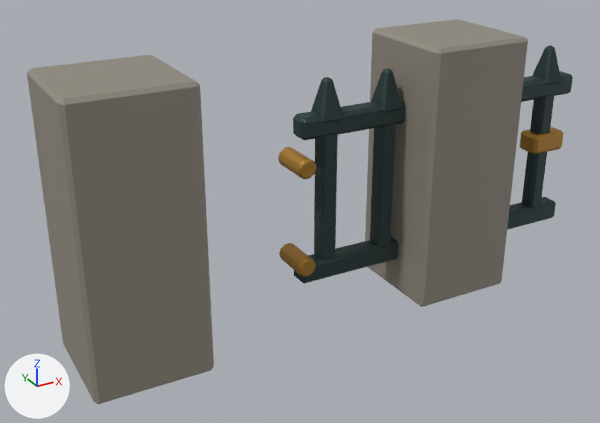
What one commit did to the glTF model apps/garden/public/assets/models/PolishedStoneFenceGate.glb.
Both versions are drawn from a 50 mm lens placed at (-0.894, -1.64, 1.104), pointed at (0.025, 0.031, 0.269). The lights are fixed; the arrows at lower left show +X, +Y and +Z. The first picture is the older version. Vertices at exactly the same position are counted once.

Script lines for the objects in view, before the commit:
```python
me_polishedstonefencegate_leaf_mesh = bpy.data.meshes.new('PolishedStoneFenceGate_Leaf_Mesh')
me_polishedstonefencegate_leaf_mesh.from_pydata(...)  # 432 vertices, 804 faces; spans x -0.025..0.86, y -0.055..0.055, z 0.093..0.61
# faces by material slot: [528, 276]
me_polishedstonefencegate_leaf_mesh.materials.append(mat_material_polishedstonefencegate_metal)  # dark cyan #344747
me_polishedstonefencegate_leaf_mesh.materials.append(mat_material_polishedstonefencegate_hardware)  # orange #b98a3a
me_polishedstonefencegate_posts_mesh = bpy.data.meshes.new('PolishedStoneFenceGate_Posts_Mesh')
me_polishedstonefencegate_posts_mesh.from_pydata(...)  # 48 vertices, 88 faces; spans x -0.57..0.57, y -0.14..0.14, z 0.0..0.68
me_polishedstonefencegate_posts_mesh.materials.append(mat_material_polishedstonefencegate_surface)  # grey #918b7f
ob_polishedstonefencegate_leaf = bpy.data.objects.new('PolishedStoneFenceGate_Leaf', me_polishedstonefencegate_leaf_mesh)
ob_polishedstonefencegate_leaf.location = (0.0, 0.0, 0.0)
ob_polishedstonefencegate_posts = bpy.data.objects.new('PolishedStoneFenceGate_Posts', me_polishedstonefencegate_posts_mesh)
ob_polishedstonefencegate_posts.location = (0.0, 0.0, 0.0)
```
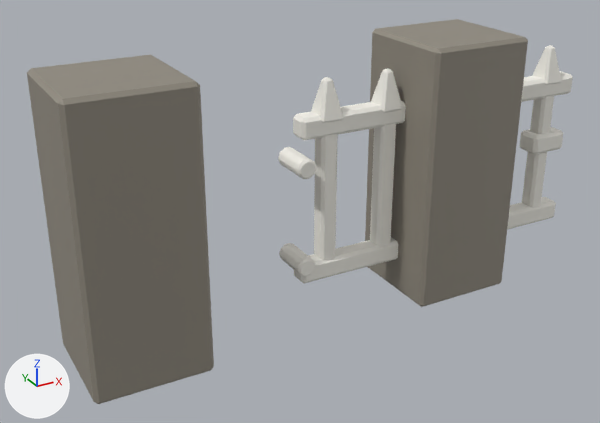
What differs and where, as boxes (x1, y1, x2, y2) in the pictures (600 x 423 px):
```json
{"part": 1, "of": "me_polishedstonefencegate_leaf_mesh", "change": "recoloured", "before": [293, 45, 573, 283], "after": [293, 45, 573, 283], "on screen": "dark cyan to white"}
{"part": 2, "of": "me_polishedstonefencegate_leaf_mesh", "change": "recoloured", "before": [278, 127, 563, 277], "after": [278, 127, 563, 277]}
```

The change, as JSON lines over the scene's bpy script:
```json
{"op": "add", "block": "mat_material_whitepaint", "code": ["mat_material_whitepaint = principled_material('Material.WhitePaint')", "mat_material_whitepaint.base_color = (0.905, 0.888, 0.823)  # white #f4f2ea", "mat_material_whitepaint.roughness = 0.82"]}
{"block": "me_polishedstonefencegate_leaf_mesh", "where": "me_polishedstonefencegate_leaf_mesh.from_pydata(...)  # 432 vertices, 804 faces; spans x -0.025..0.86, y -0.055..0.055, z 0.093..0.61"}
{"block": "me_polishedstonefencegate_leaf_mesh", "where": "# used by ob_polishedstonefencegate_leaf; location = (0.0, 0.0, 0.0)"}
{"block": "me_polishedstonefencegate_leaf_mesh", "change": "me_polishedstonefencegate_leaf_mesh part 1: all 528 faces that had it switch from mat_material_polishedstonefencegate_metal (dark cyan #344747) to mat_material_whitepaint (white #f4f2ea)"}
{"block": "me_polishedstonefencegate_leaf_mesh", "change": "me_polishedstonefencegate_leaf_mesh part 2: all 276 faces that had it switch from mat_material_polishedstonefencegate_hardware (orange #b98a3a) to mat_material_whitepaint (white #f4f2ea)"}
```
